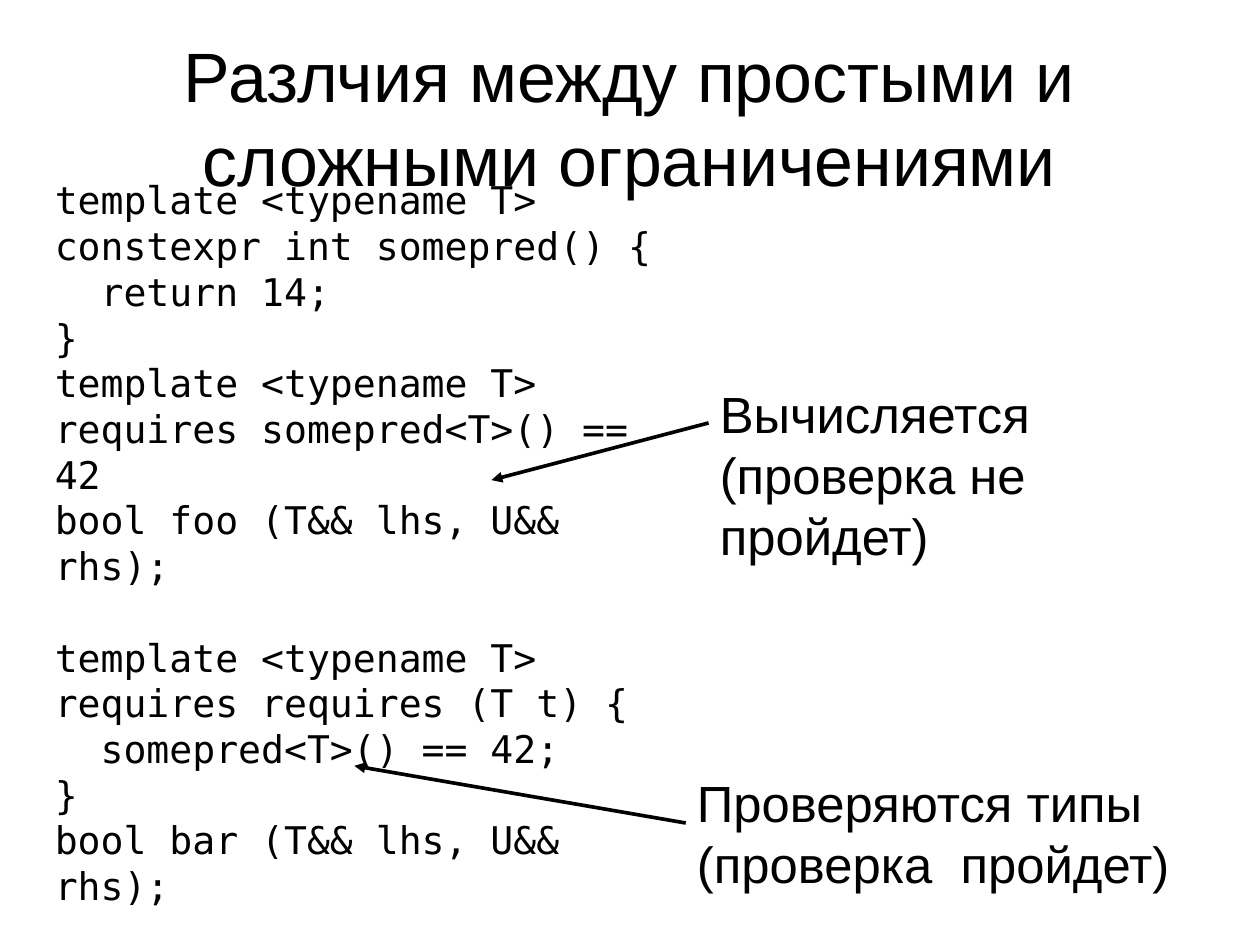
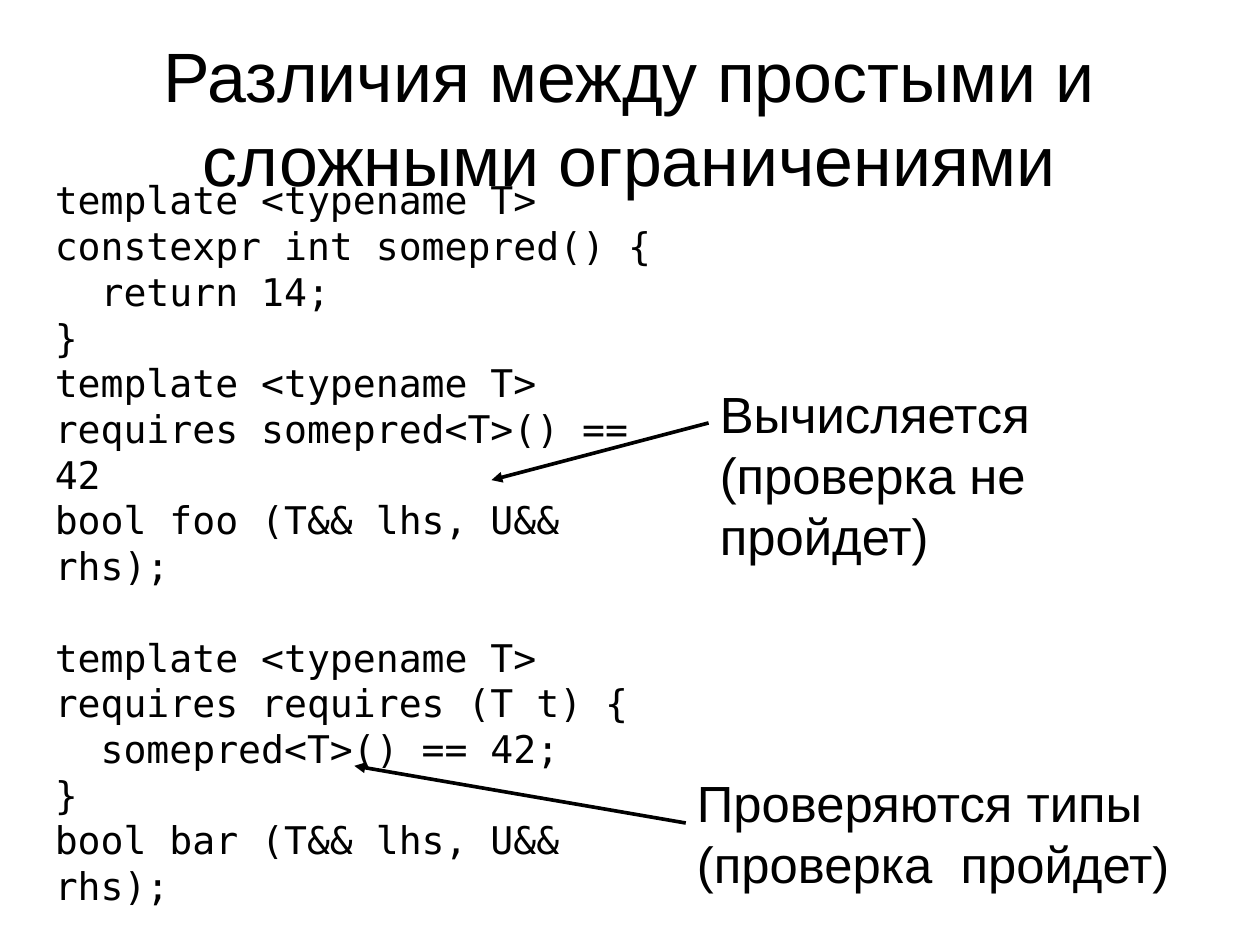
Before and after one commit to MIPT-ILab/cpp-lects-rus, a slide deck: slide 29 of cpp_code/concepts-talk/concepts.odp (slide 26 before the commit). Drawn at 1260x945 pixels with LibreOffice and Linux fonts; fonts in the diff are those of the drawing. Boxes give left, top, right and bottom in pixels: in the first picture for what was removed or moved away, otherwise in the second. Text is boxed around its words. In the diff, an @@ line names an element or a change of style, - is before the commit and + after.

```diff
--- a/cpp_code/concepts-talk/concepts.odp
+++ b/cpp_code/concepts-talk/concepts.odp
@@ title at (164, 54, 1095, 199): text changed @@
-Разлчия между простыми и сложными ограничениями
+Различия между простыми и сложными ограничениями
```
Also in this commit, not shown: 29 other slides changed, 16 slides added, 2 slides removed, 2 other files.
